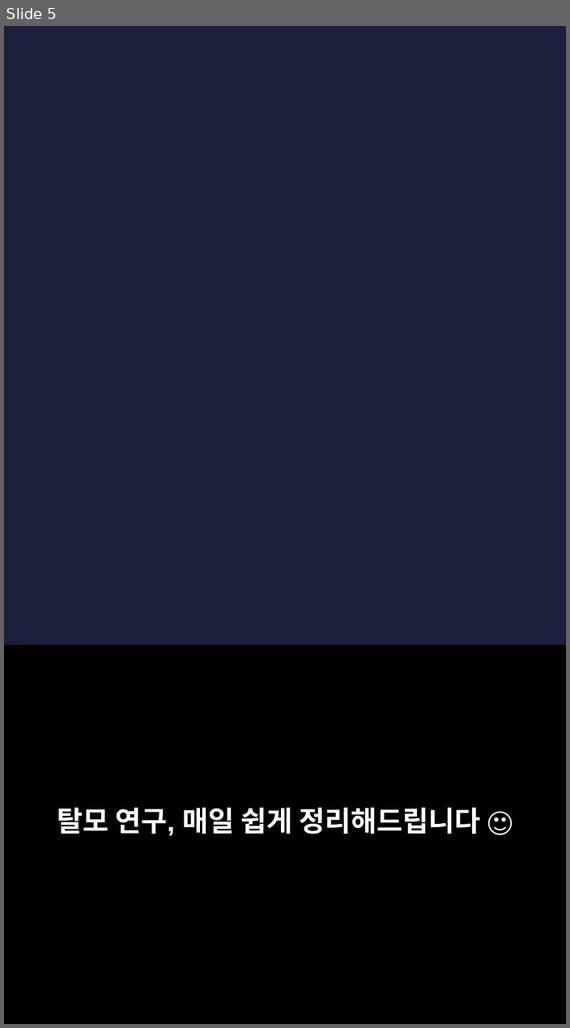
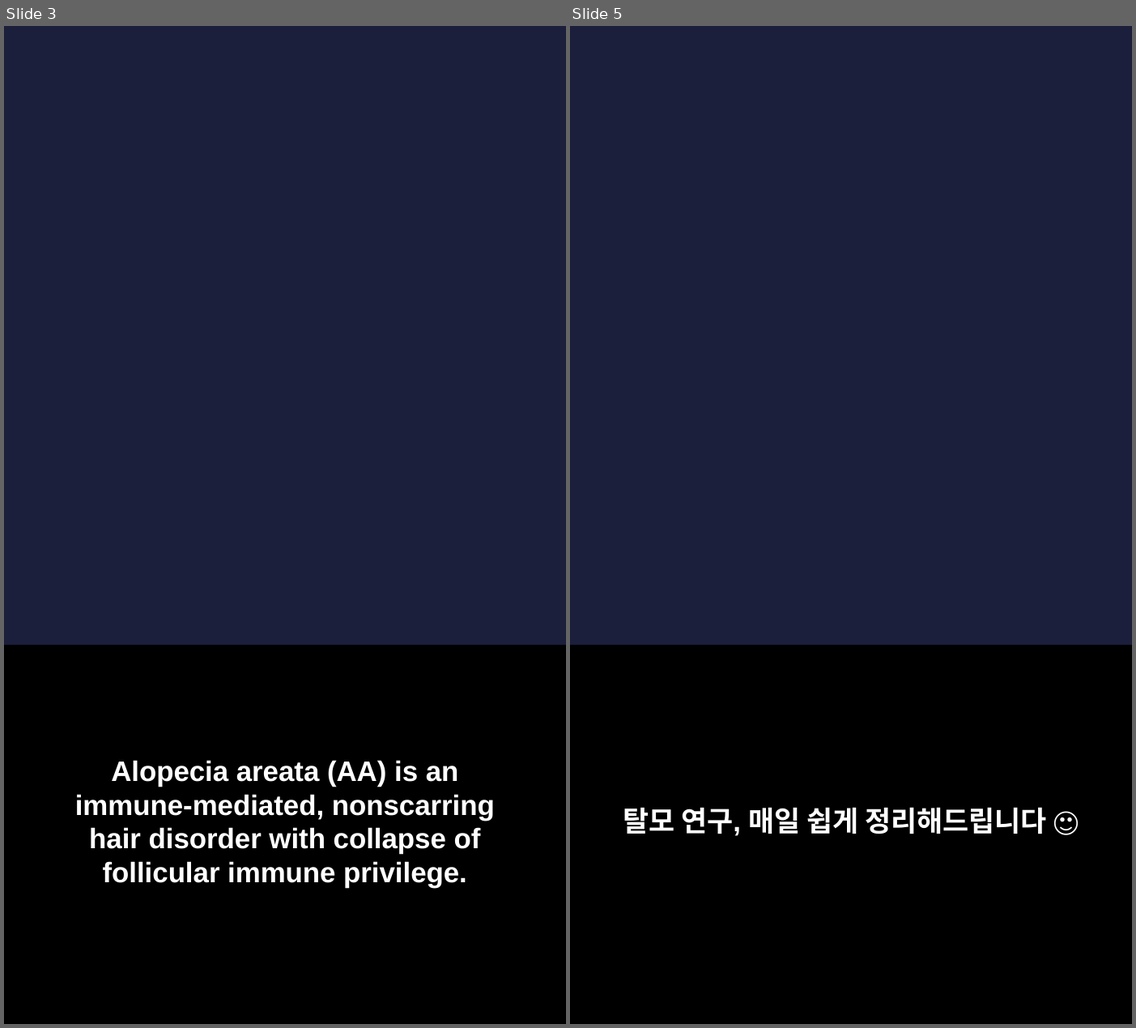
Before and after one commit to hyokang2010-BJ-ANTH/product-builder-test, a slide deck: pwa/data/latest/slides.pptx. Shown side by side, each under a label of ours: slide 5 before the commit, slides 3 and 5 after it; the slides between them are not shown. The pictures are 570x1028 and 1136x1028 pixels, drawn with LibreOffice and Linux fonts; fonts in the diff are those of the drawing; background and template pictures are left out. Boxes give left, top, right and bottom in pixels: in the first picture for what was removed or moved away, otherwise in the second. Text is boxed around its words. In the diff, an @@ line names an element or a change of style, - is before the commit and + after.

```diff
--- a/pwa/data/latest/slides.pptx
+++ b/pwa/data/latest/slides.pptx
@@ slide 3 added at <box>4,26,566,1024</box>, background picture (left out) @@
@@ rectangle added at <box>4,646,566,1024</box>, fill #000000 @@
@@ text added at <box>75,760,495,888</box>, 22 pt, text #FFFFFF, bold @@
+Alopecia areata (AA) is an immune-mediated, nonscarring hair disorder with collapse of follicular immune privilege.
```
Also in this commit, not shown: 2 slides changed, 3 other slides added, 6 slides removed, 26 other files.
